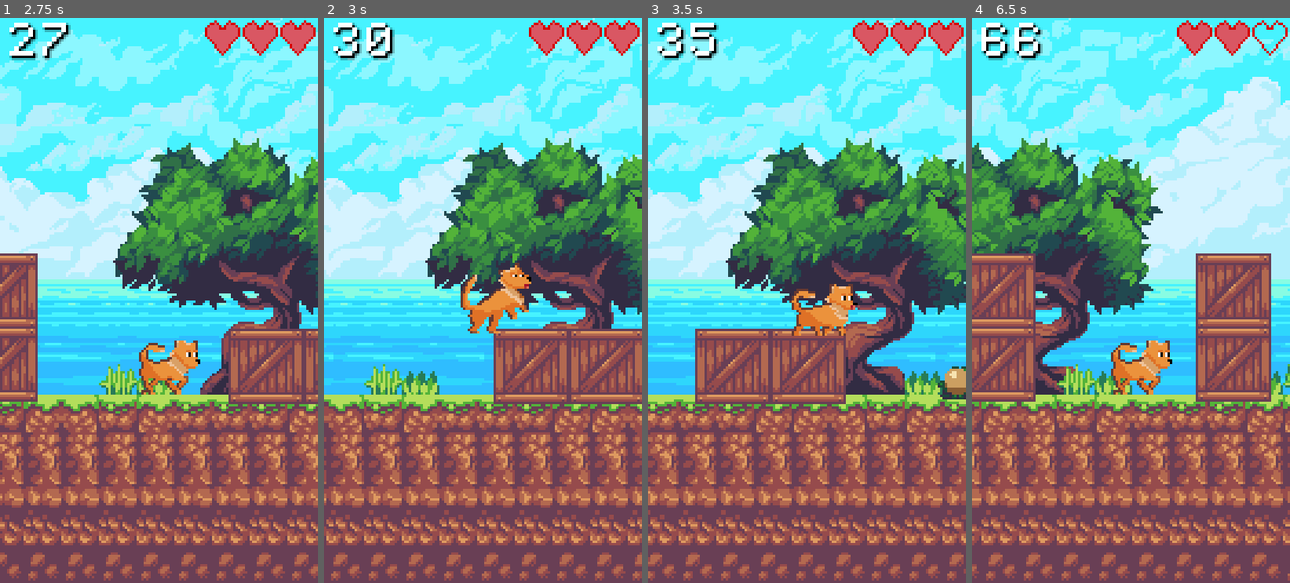
Above: before the commit, frames 1-4 (left to right).
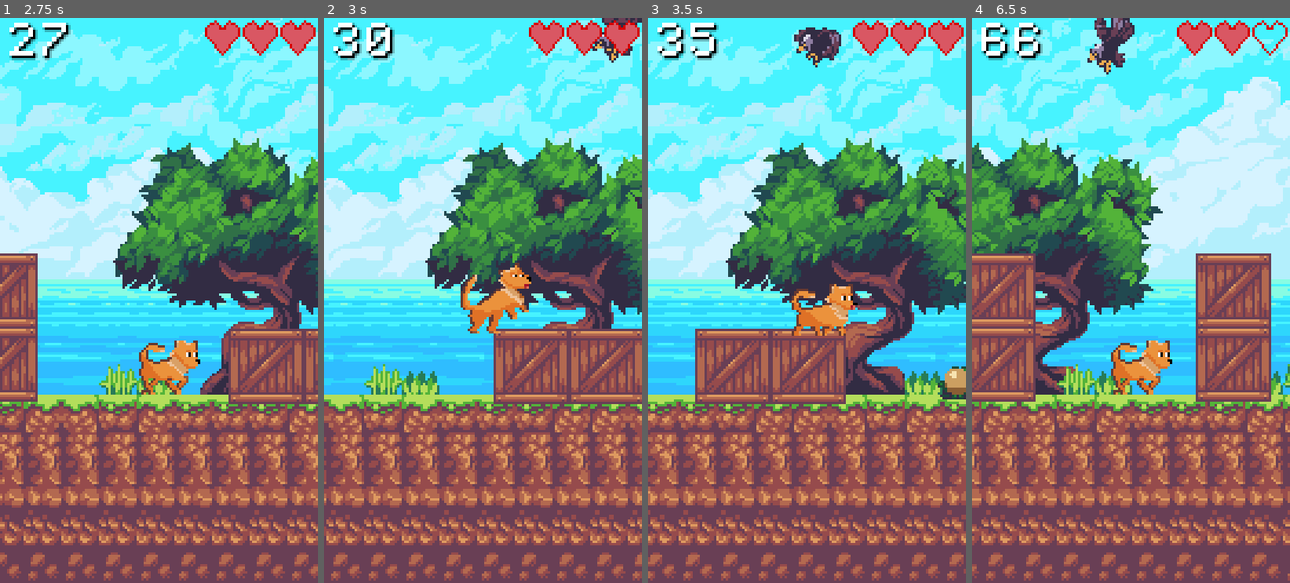
Above: after the commit, the same moments.

Repository: nikolaikilt/godot-2d-jumping-dog
Game: Godot game, scene res://scenes/game.tscn
Same seed, same stepped clock (60 frames per second), same inputs: the game is played once before the commit and once after it.
Inputs (mouse positions are in pixels of both pictures, inside the frame that each line leads up to):
- Up to frame 1 (2.75 s): move the mouse to (228, 272) at 0.52 s; click (228, 272) at 0.6 s; move the mouse to (95, 328) at 1.27 s; click (95, 328) at 1.35 s; move the mouse to (190, 176) at 2.02 s; click (190, 176) at 2.1 s
- Up to frame 2 (3 s): move the mouse to (467, 413) at 2.77 s; click (467, 413) at 2.85 s
- Up to frame 3 (3.5 s): no input
- Up to frame 4 (6.5 s): move the mouse to (1226, 385) at 3.52 s; click (1226, 385) at 3.6 s; move the mouse to (1035, 215) at 4.27 s; click (1035, 215) at 4.35 s; move the mouse to (1146, 300) at 5.02 s; click (1146, 300) at 5.1 s; move the mouse to (1083, 159) at 5.77 s; click (1083, 159) at 5.85 s

Frame 1 is identical in both runs. In frame 2, 0.3% of the frame differs, in the area x 84-100%, y 0-8%; in frame 3, 0.7%; in frame 4, 0.9%, in the area x 36-52%, y 0-10%.

Commit message:
added eagle enemy * sounds

Diff:
--- /dev/null
+++ b/scenes/eagle.gd
@@ -0,0 +1,13 @@
+extends CharacterBody2D
+
+
+func _physics_process(delta: float) -> void:
+	if not is_on_floor():
+		velocity.x =  - Global.scroll_speed
+		velocity.y = velocity.y * Engine.time_scale
+		velocity += get_gravity()*0.01 * delta
+
+	move_and_slide()
+
+func _on_visible_on_screen_notifier_2d_screen_exited() -> void:
+	queue_free()
--- /dev/null
+++ b/scenes/eagle.tscn
@@ -0,0 +1,79 @@
+[gd_scene format=3 uid="uid://dsib144qnm5mm"]
+
+[ext_resource type="Script" uid="uid://dcmm1q5r1ia5r" path="res://scenes/eagle.gd" id="1_jdxlk"]
+[ext_resource type="Texture2D" uid="uid://oxcaldvbr305" path="res://assets/eagle-attack.png" id="2_jdxlk"]
+[ext_resource type="AudioStream" uid="uid://cgjptr3gfjytx" path="res://assets/sounds/eagle2.ogg" id="3_g2fde"]
+[ext_resource type="AudioStream" uid="uid://b8ty8tty75hv" path="res://assets/sounds/eagle.ogg" id="4_7wwoj"]
+
+[sub_resource type="AtlasTexture" id="AtlasTexture_g2fde"]
+atlas = ExtResource("2_jdxlk")
+region = Rect2(0, 0, 40, 41)
+
+[sub_resource type="AtlasTexture" id="AtlasTexture_7wwoj"]
+atlas = ExtResource("2_jdxlk")
+region = Rect2(40, 0, 40, 41)
+
+[sub_resource type="AtlasTexture" id="AtlasTexture_6ohb7"]
+atlas = ExtResource("2_jdxlk")
+region = Rect2(80, 0, 40, 41)
+
+[sub_resource type="AtlasTexture" id="AtlasTexture_32mqa"]
+atlas = ExtResource("2_jdxlk")
+region = Rect2(120, 0, 40, 41)
+
+[sub_resource type="SpriteFrames" id="SpriteFrames_bq5dj"]
+animations = [{
+"frames": [{
+"duration": 1.0,
+"texture": SubResource("AtlasTexture_g2fde")
+}, {
+"duration": 1.0,
+"texture": SubResource("AtlasTexture_7wwoj")
+}, {
+"duration": 1.0,
+"texture": SubResource("AtlasTexture_6ohb7")
+}, {
+"duration": 1.0,
+"texture": SubResource("AtlasTexture_32mqa")
+}],
+"loop": 1,
+"name": &"idle",
+"speed": 7.0
+}]
+
+[sub_resource type="CircleShape2D" id="CircleShape2D_bq5dj"]
+radius = 8.0
+
+[node name="Eagle" type="CharacterBody2D" unique_id=1481729009]
+position = Vector2(128, 16)
+disable_mode = 1
+collision_layer = 2
+script = ExtResource("1_jdxlk")
+
+[node name="AnimatedSprite2D" type="AnimatedSprite2D" parent="." unique_id=1966641143]
+position = Vector2(-1.0625002, 5.9999986)
+scale = Vector2(0.6321429, 0.68749994)
+sprite_frames = SubResource("SpriteFrames_bq5dj")
+animation = &"idle"
+autoplay = "idle"
+frame_progress = 0.07776816
+
+[node name="VisibleOnScreenNotifier2D" type="VisibleOnScreenNotifier2D" parent="." unique_id=1810443378]
+position = Vector2(4, 3)
+rect = Rect2(-17, -7, 24, 24)
+
+[node name="CollisionShape2D" type="CollisionShape2D" parent="." unique_id=1191869004]
+position = Vector2(-3, 10)
+shape = SubResource("CircleShape2D_bq5dj")
+
+[node name="AudioStreamPlayer2D" type="AudioStreamPlayer2D" parent="." unique_id=359611560]
+stream = ExtResource("3_g2fde")
+volume_db = -12.0
+autoplay = true
+
+[node name="AudioStreamPlayer2D2" type="AudioStreamPlayer2D" parent="." unique_id=2005666142]
+stream = ExtResource("4_7wwoj")
+volume_db = -6.0
+autoplay = true
+
+[connection signal="screen_exited" from="VisibleOnScreenNotifier2D" to="." method="_on_visible_on_screen_notifier_2d_screen_exited"]
--- a/scenes/frog.tscn
+++ b/scenes/frog.tscn
@@ -5,6 +5,7 @@
 [ext_resource type="Texture2D" uid="uid://ofyavvl2k5ws" path="res://assets/frog_sprites/idle/frog-idle-2.png" id="3_nenq2"]
 [ext_resource type="Texture2D" uid="uid://cshfw3qagsxr2" path="res://assets/frog_sprites/idle/frog-idle-3.png" id="4_md484"]
 [ext_resource type="Texture2D" uid="uid://c1x72sd77aceq" path="res://assets/frog_sprites/idle/frog-idle-4.png" id="5_ipns3"]
+[ext_resource type="AudioStream" uid="uid://b668vjku1vpvh" path="res://assets/sounds/frog.ogg" id="6_4ifle"]
 
 [sub_resource type="SpriteFrames" id="SpriteFrames_bq5dj"]
 animations = [{
@@ -66,4 +67,9 @@
 position = Vector2(-7, 3)
 shape = SubResource("SegmentShape2D_ba3ke")
 
+[node name="AudioStreamPlayer2D" type="AudioStreamPlayer2D" parent="." unique_id=79612437]
+stream = ExtResource("6_4ifle")
+volume_db = -12.0
+autoplay = true
+
 [connection signal="screen_exited" from="VisibleOnScreenNotifier2D" to="." method="_on_visible_on_screen_notifier_2d_screen_exited"]
--- a/scenes/game.tscn
+++ b/scenes/game.tscn
@@ -15,9 +15,10 @@
 [ext_resource type="AudioStream" uid="uid://dgpcy8la8iyhq" path="res://assets/sounds/my_jumping_dog_ost.ogg" id="6_dinhu"]
 [ext_resource type="PackedScene" uid="uid://bq1m5p1eh530w" path="res://scenes/cratedouble2.tscn" id="6_rysoc"]
 [ext_resource type="PackedScene" uid="uid://vdfwp6r4svqn" path="res://scenes/carrot2.tscn" id="8_rysoc"]
+[ext_resource type="PackedScene" uid="uid://dsib144qnm5mm" path="res://scenes/eagle.tscn" id="9_264po"]
 [ext_resource type="FontFile" uid="uid://beyvqr6xm3s2i" path="res://assets/PixelOperator8.ttf" id="13_kvuet"]
-[ext_resource type="AudioStream" uid="uid://cr8huv0w1j1ji" path="res://assets/sounds/carrot.ogg" id="15_ir15t"]
 [ext_resource type="PackedScene" uid="uid://dl6xe3rsjmd7m" path="res://scenes/lives.tscn" id="16_ssvqc"]
+[ext_resource type="AudioStream" uid="uid://cqhcld05l4gje" path="res://assets/sounds/life_loss.ogg" id="18_ssvqc"]
 
 [sub_resource type="WorldBoundaryShape2D" id="WorldBoundaryShape2D_bq5dj"]
 
@@ -159,11 +160,11 @@
 script = ExtResource("1_gee14")
 enemy_scenes = Array[PackedScene]([ExtResource("2_0tnpc"), ExtResource("3_0tnpc"), ExtResource("4_vtaks"), ExtResource("5_ca42v"), ExtResource("6_rysoc")])
 bonus_scenes = Array[PackedScene]([ExtResource("5_trtic"), ExtResource("8_rysoc")])
+eagle_scene = ExtResource("9_264po")
 
 [node name="BackgroundMusic" type="AudioStreamPlayer2D" parent="." unique_id=1954932048]
 stream = ExtResource("6_dinhu")
-volume_db = -12.0
-autoplay = true
+volume_db = -3.0
 parameters/looping = false
 
 [node name="Floor" type="StaticBody2D" parent="." unique_id=1923281675]
@@ -226,10 +227,16 @@
 wait_time = 4.0
 autostart = true
 
+[node name="BossTimer" type="Timer" parent="." unique_id=423698274]
+wait_time = 3.0
+autostart = true
+
 [node name="HUD" type="CanvasLayer" parent="." unique_id=1821529400]
 
 [node name="lives" parent="HUD" unique_id=1841648728 instance=ExtResource("16_ssvqc")]
 position = Vector2(111, 8)
+animation = &"2"
+frame_progress = 0.0
 
 [node name="debug2" type="Label" parent="HUD" unique_id=37833272]
 visible = false
@@ -307,13 +314,14 @@
 [node name="SpeedTime" type="Timer" parent="." unique_id=620639730]
 autostart = true
 
-[node name="bonus_Audio" type="AudioStreamPlayer" parent="." unique_id=421811136]
-stream = ExtResource("15_ir15t")
-volume_db = 3.0
+[node name="life_loss" type="AudioStreamPlayer" parent="." unique_id=421811136]
+stream = ExtResource("18_ssvqc")
+volume_db = -3.0
 
 [connection signal="bonus" from="player" to="." method="_on_player_bonus"]
 [connection signal="hit" from="player" to="." method="_on_player_hit"]
 [connection signal="timeout" from="EnemyTimer" to="." method="_on_enemy_timer_timeout"]
 [connection signal="timeout" from="BonusTimer" to="." method="_on_bonus_timer_timeout"]
+[connection signal="timeout" from="BossTimer" to="." method="_on_boss_timer_timeout"]
 [connection signal="timeout" from="ScoreTimer" to="." method="_on_score_timer_timeout"]
 [connection signal="timeout" from="SpeedTime" to="." method="_on_speed_time_timeout"]
--- a/scenes/player.tscn
+++ b/scenes/player.tscn
@@ -4,6 +4,7 @@
 [ext_resource type="Texture2D" uid="uid://chbws2gvm7pow" path="res://assets/gogo_sprites/idle/idlenew.png" id="2_dqkch"]
 [ext_resource type="Texture2D" uid="uid://dn6uvy5amvr8e" path="res://assets/gogo_sprites/jump/3jump1.png" id="2_fjrip"]
 [ext_resource type="Texture2D" uid="uid://drmdeio1w64rh" path="res://assets/gogo_sprites/run/runnew.png" id="4_qlg0r"]
+[ext_resource type="AudioStream" uid="uid://bqhs4170rt1ix" path="res://assets/sounds/jump.ogg" id="5_qlg0r"]
 
 [sub_resource type="AtlasTexture" id="AtlasTexture_60mlk"]
 atlas = ExtResource("2_fjrip")
@@ -181,3 +182,8 @@
 position = Vector2(7, -2)
 rotation = 1.5707964
 shape = SubResource("CapsuleShape2D_bq5dj")
+
+[node name="jump" type="AudioStreamPlayer2D" parent="." unique_id=1034732498]
+stream = ExtResource("5_qlg0r")
+volume_db = -27.0
+pitch_scale = 4.0
--- a/scripts/frog.gd
+++ b/scripts/frog.gd
@@ -4,3 +4,6 @@
 	velocity.x =  - Global.scroll_speed
 
 	move_and_slide()
+
+func _on_visible_on_screen_notifier_2d_screen_exited() -> void:
+	queue_free()
--- a/scripts/game.gd
+++ b/scripts/game.gd
@@ -2,7 +2,9 @@
 
 @export var enemy_scenes: Array[PackedScene]
 @export var bonus_scenes: Array[PackedScene]
+@export var eagle_scene: PackedScene
 
+var eagle_position_y: Array[int] =  [0,10,25,25,40]
 
 # Called when the node enters the scene tree for the first time.
 func _ready() -> void:
@@ -16,7 +18,6 @@
 
 
 func _on_enemy_timer_timeout() -> void:
-
 	var enemy_scene = enemy_scenes.pick_random()
 	var enemy_instance = enemy_scene.instantiate()
 	if Global.counter:
@@ -64,14 +65,17 @@
 	if Global.life == 1:
 		$HUD/lives.play("0")
 		Global.life = 0
+		$life_loss.play()
 		return
 	if Global.life == 2:
 		$HUD/lives.play("1")
 		Global.life = 1
+		$life_loss.play()
 		return
 	if Global.life == 3:
 		$HUD/lives.play("2")
 		Global.life = 2
+		$life_loss.play()
 		return
 
 
@@ -83,3 +87,9 @@
 
 func _on_speed_time_timeout() -> void:
 	Engine.time_scale += 0.01
+
+func _on_boss_timer_timeout() -> void:
+	var eagle_instance = eagle_scene.instantiate()
+	eagle_instance.position.x = 128
+	eagle_instance.position.y = eagle_position_y.pick_random()
+	add_child(eagle_instance)
--- a/scripts/player.gd
+++ b/scripts/player.gd
@@ -22,6 +22,8 @@
 	if Input.is_action_just_pressed("click") and is_on_floor():
 		velocity.y = JUMP_VELOCITY
 		$AnimatedSprite2D.play("jump")
+		$jump.play()
+
 
 	velocity.x = 0.0
 	move_and_slide()
Not shown, added: assets/sounds/eagle.ogg.import
Not shown, added: assets/sounds/eagle2.ogg.import
Not shown, added: assets/sounds/frog.ogg.import
Not shown, added: assets/sounds/jump.ogg.import
Not shown, added: assets/sounds/life_loss.ogg.import
Not shown, added: scenes/eagle.gd.uid
Not shown, added: assets/sounds/eagle.ogg
Not shown, added: assets/sounds/eagle2.ogg
Not shown, added: assets/sounds/frog.ogg
Not shown, added: assets/sounds/jump.ogg
Not shown, added: assets/sounds/life_loss.ogg
